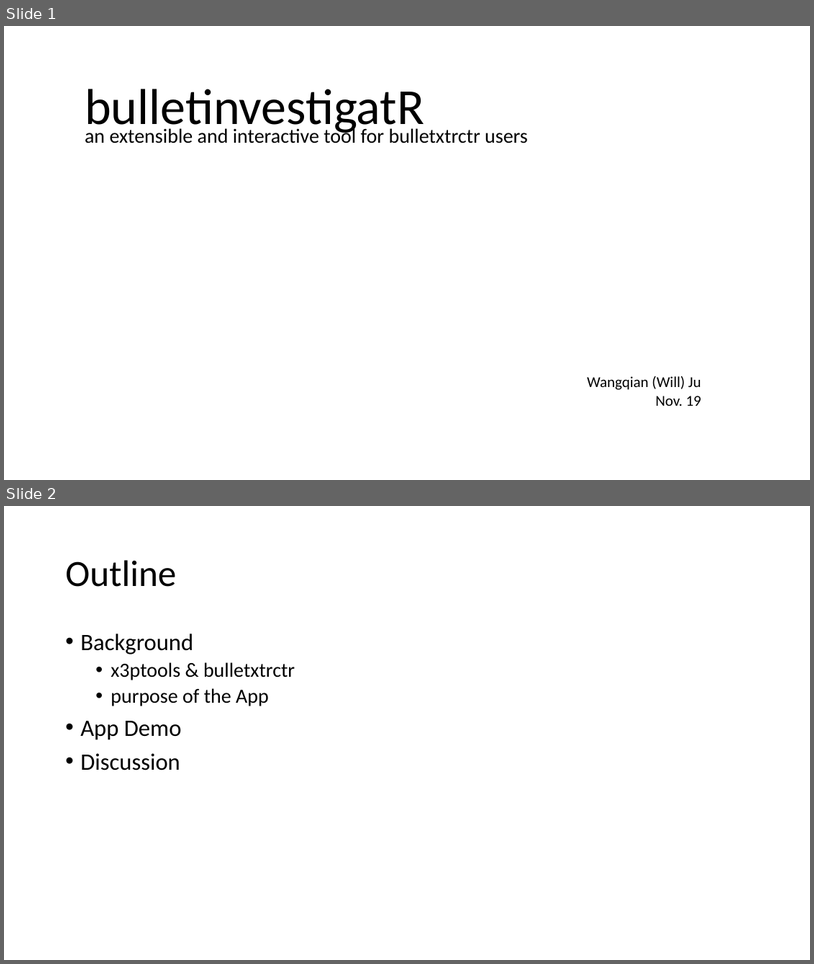
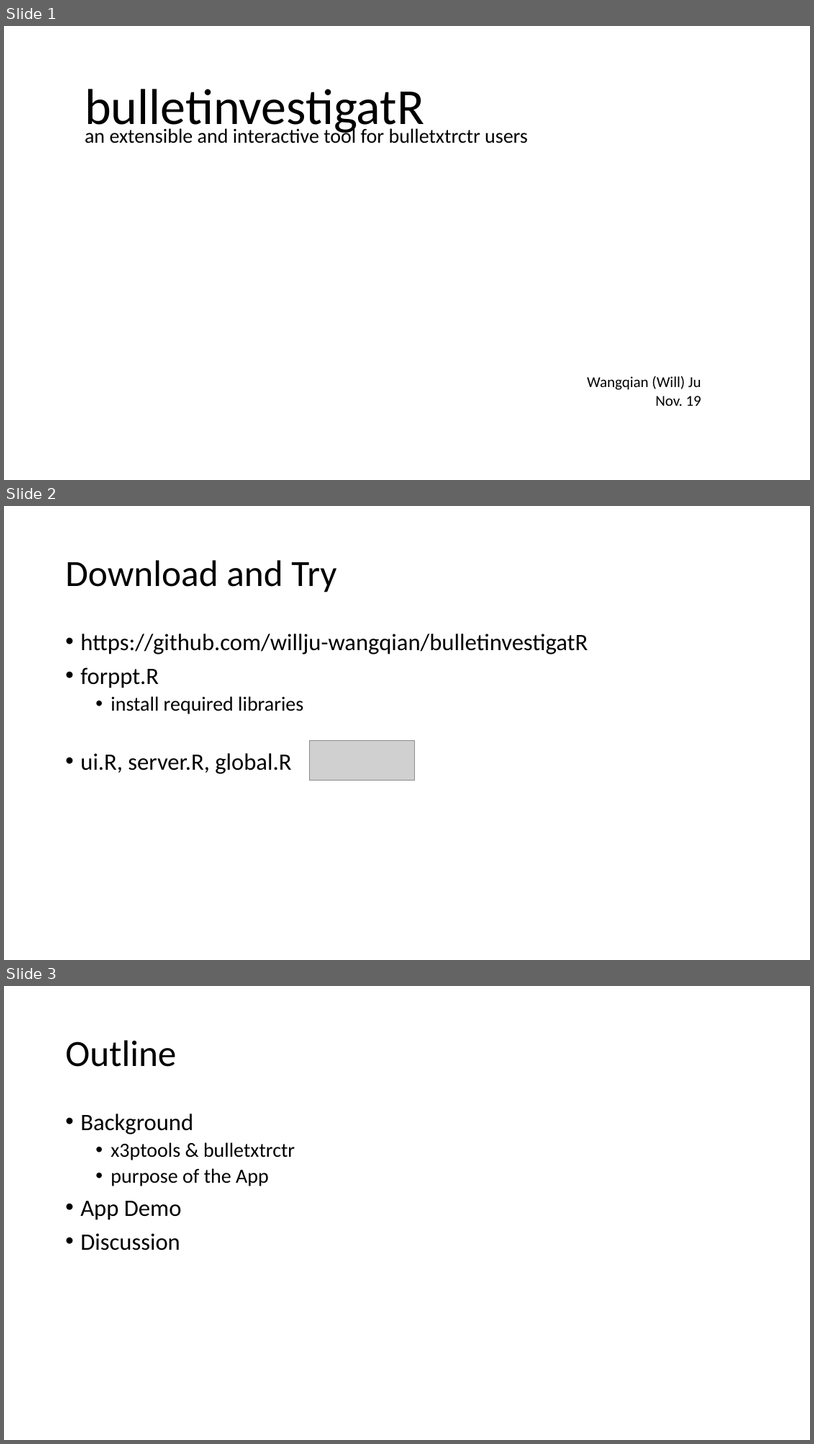
Before and after one commit to jzemmels/cartridgeInvestigatR, a slide deck: graphics.pptx. Shown one above the other, each under a label of ours: slides 1 and 2 before the commit, slides 1, 2 and 3 after it. The pictures are 814x964 and 814x1444 pixels, drawn with LibreOffice and Linux fonts; fonts in the diff are those of the drawing; grey boxes stand for pictures. Boxes give left, top, right and bottom in pixels: in the first picture for what was removed or moved away, otherwise in the second. Text is boxed around its words. In the diff, an @@ line names an element or a change of style, - is before the commit and + after.

```diff
--- a/graphics.pptx
+++ b/graphics.pptx
@@ slide 2 added at bbox=[4, 506, 810, 960], background #FFFFFF @@
@@ title added at bbox=[65, 560, 337, 592], 44 pt, text #000000 @@
+Download and Try
@@ text added at bbox=[80, 633, 588, 774], 28 pt, text #000000 @@
+• https://github.com/willju-wangqian/bulletinvestigatR
+• forppt.R
+  • install required libraries
+• ui.R, server.R, global.R
@@ picture added at bbox=[310, 740, 415, 780] @@
@@ what was slide 2 is now slide 3 @@
```
Also in this commit, not shown: 1 other slide added, 3 other files.
